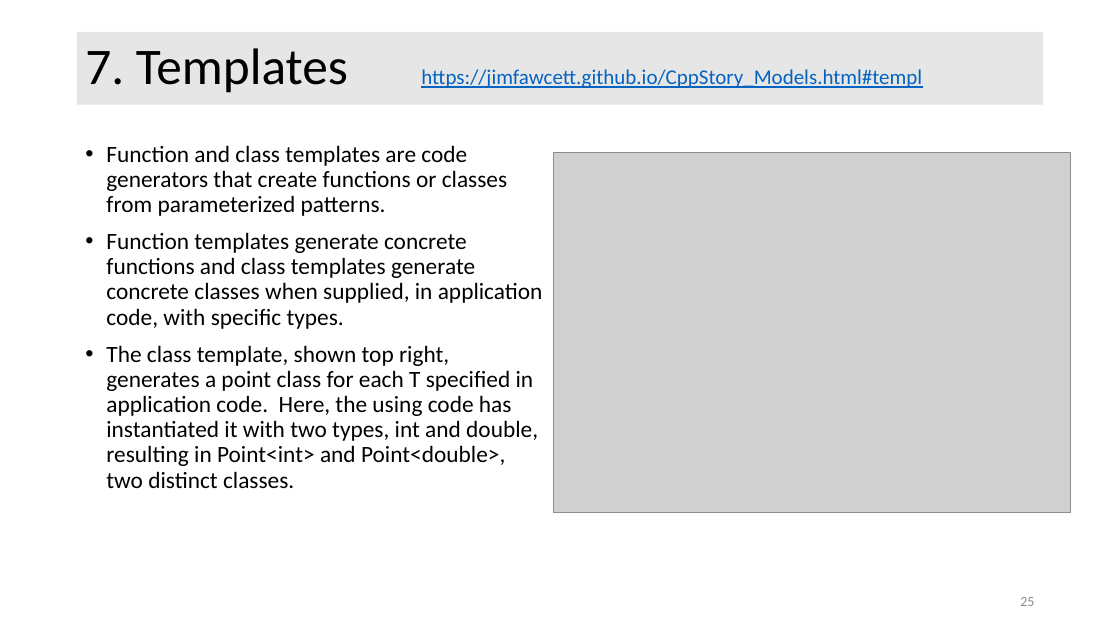
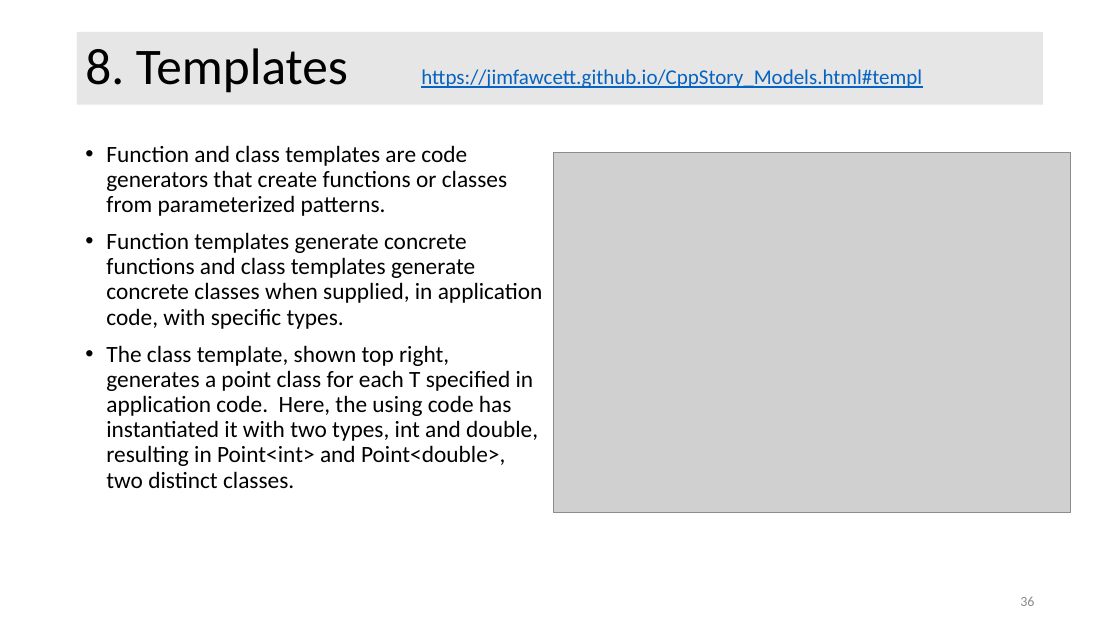
Before and after one commit to JimFawcett/JimFawcett.github.io, a slide deck: slide 36 of Resources/CppModels.pptx (slide 25 before the commit). Drawn at 1120x630 pixels with LibreOffice and Linux fonts; fonts in the diff are those of the drawing; grey boxes stand for pictures. Boxes give left, top, right and bottom in pixels: in the first picture for what was removed or moved away, otherwise in the second. Text is boxed around its words. In the diff, an @@ line names an element or a change of style, - is before the commit and + after.

Commit message:
added polymorphism model

```diff
--- a/Resources/CppModels.pptx
+++ b/Resources/CppModels.pptx
@@ title at bbox=[85, 48, 922, 93]: text changed @@
-7. Templates https://jimfawcett.github.io/CppStory_Models.html#templ
+8. Templates https://jimfawcett.github.io/CppStory_Models.html#templ
@@ page number at bbox=[1020, 597, 1034, 606]: text changed @@
-25
+36
```
Also in this commit, not shown: 6 other slides changed, 12 slides added, 4 other files.
